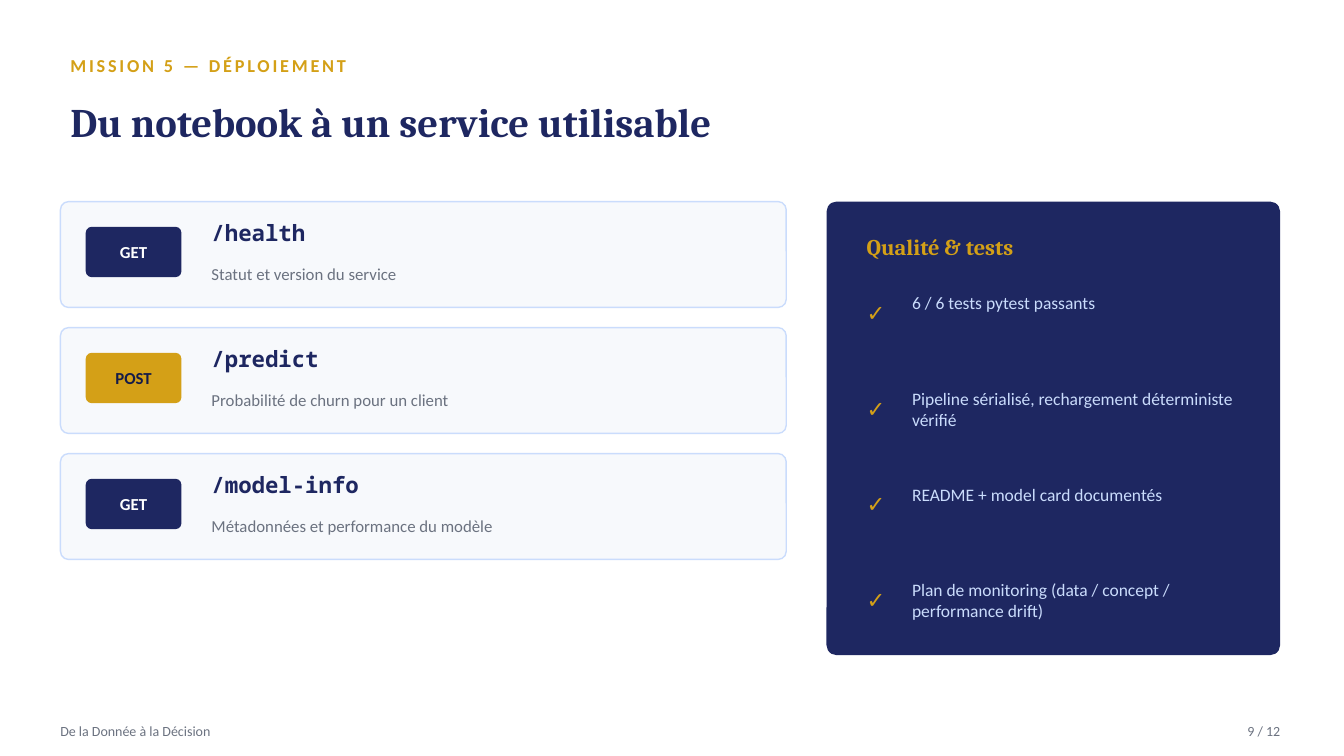
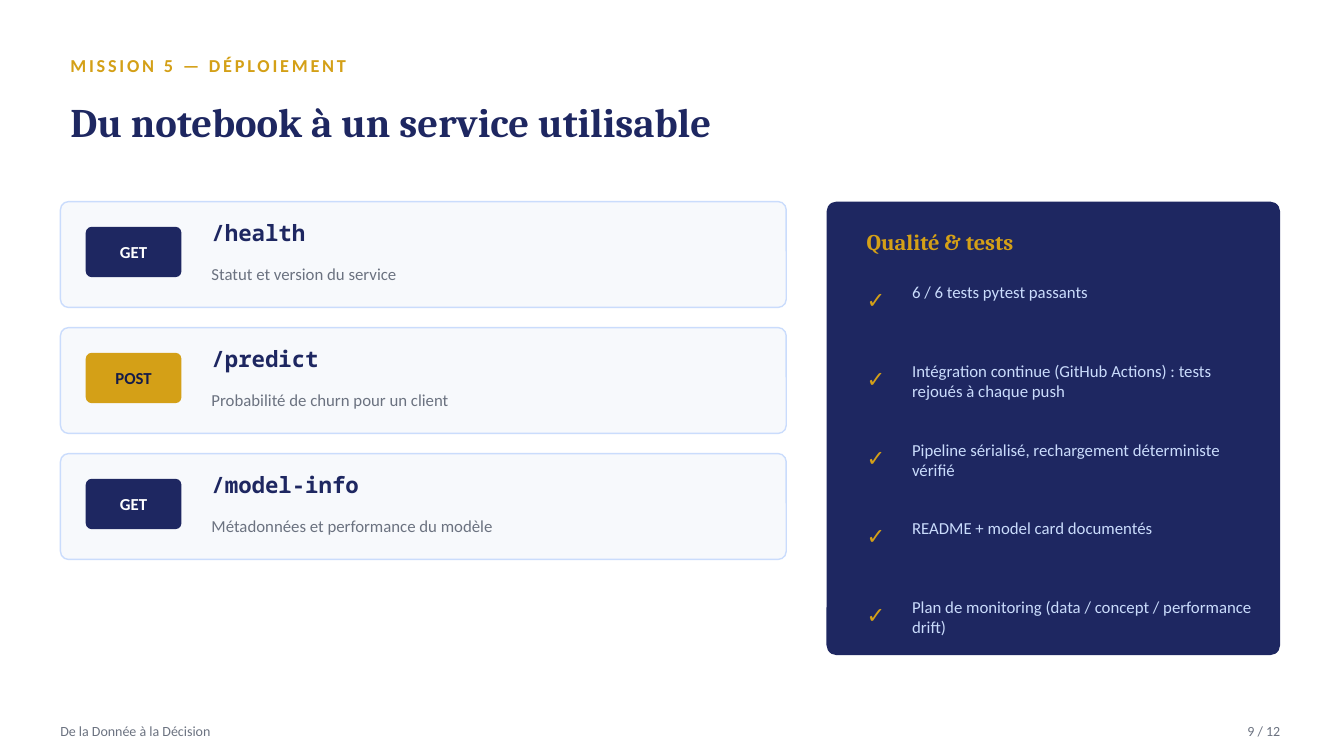
Before and after one commit to MOURTALLAGUEYE/de-la-donnee-a-la-decision, a slide deck: slide 9 of De_la_Donnee_a_la_Decision_Slides.pptx. Drawn at 1344x756 pixels with LibreOffice and Linux fonts; fonts in the diff are those of the drawing. Boxes give left, top, right and bottom in pixels: in the first picture for what was removed or moved away, otherwise in the second. Text is boxed around its words. In the diff, an @@ line names an element or a change of style, - is before the commit and + after.

Commit message:
Mise a jour README (badge CI) et slides (mention integration continue)

```diff
--- a/De_la_Donnee_a_la_Decision_Slides.pptx
+++ b/De_la_Donnee_a_la_Decision_Slides.pptx
@@ text "Qualité & tests": place and size @@
-text "Qualité & tests" at [867,239,1013,259]
+text "Qualité & tests" at [867,234,1013,254]
@@ text "✓" rewrapped from [857,287,897,338] to [857,277,897,323] @@
@@ text "6 / 6 tests pytest ...": place and size @@
-text "6 / 6 tests pytest ..." at [912,297,1095,312]
+text "6 / 6 tests pytest ..." at [912,286,1088,301]
@@ text "✓" rewrapped from [857,383,897,434] to [857,356,897,401] @@
@@ text added at [912,365,1211,400], 12 pt, text #CADCFC @@
+Intégration continue (GitHub Actions) : tests rejoués à chaque push
@@ text "✓" rewrapped from [857,479,897,529] to [857,435,897,480] @@
@@ size 12.5 to 12 pt in 4 elements at [912,286,1088,301], [912,601,1251,635], [912,522,1152,534], [912,444,1220,476] @@
@@ text "Pipeline sérialisé, rechargement déterministe vérifié": place and size @@
-text "Pipeline sérialisé, rechargement déterministe vérifié" at [912,393,1232,426]
+text "Pipeline sérialisé, rechargement déterministe vérifié" at [912,444,1220,476]
@@ text "✓" rewrapped from [857,575,897,625] to [857,513,897,559] @@
@@ text "README + model card documentés": place and size @@
-text "README + model card documentés" at [912,489,1162,501]
+text "README + model card documentés" at [912,522,1152,534]
@@ text added at [857,592,897,637], 16 pt, text #D4A017, bold @@
+✓
@@ text "Plan de monitoring (data / ...": place and size @@
-text "Plan de monitoring (data / ..." at [912,583,1159,620]
+text "Plan de monitoring (data / ..." at [912,601,1251,635]
```
Also in this commit, not shown: 1 other slide changed, 1 other file.
